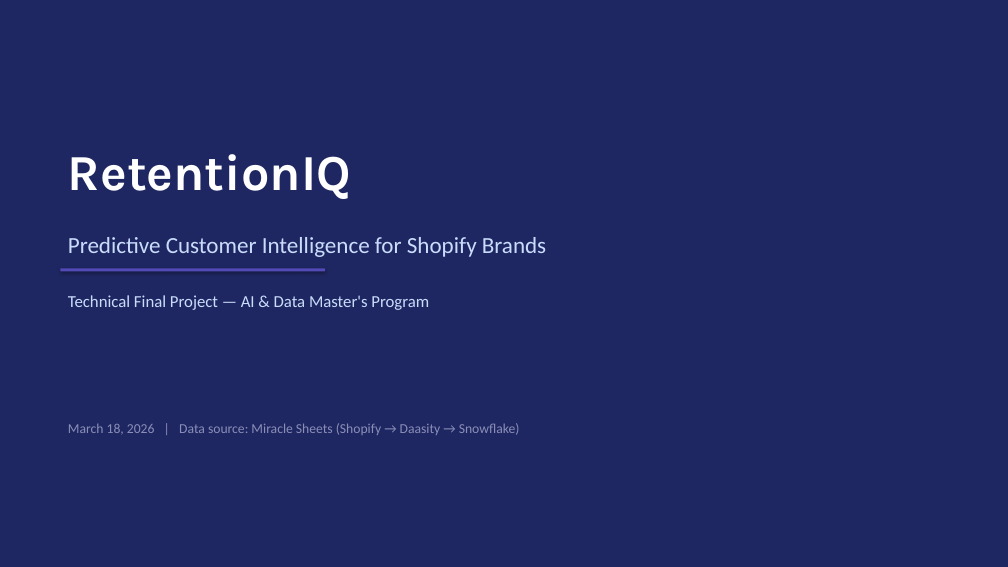
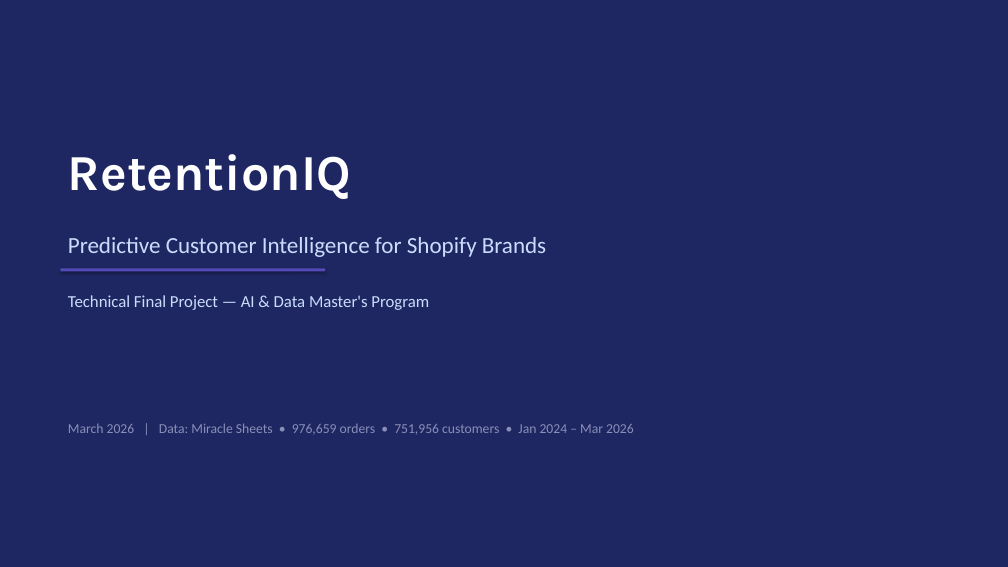
Before and after one commit to giulia-bono/retentioniq, a slide deck: slide 1 of RetentionIQ_Technical_Deck.pptx. Drawn at 1008x567 pixels with LibreOffice and Linux fonts; fonts in the diff are those of the drawing. Boxes give left, top, right and bottom in pixels: in the first picture for what was removed or moved away, otherwise in the second. Text is boxed around its words. In the diff, an @@ line names an element or a change of style, - is before the commit and + after.

```diff
--- a/RetentionIQ_Technical_Deck.pptx
+++ b/RetentionIQ_Technical_Deck.pptx
@@ text at box(68, 423, 634, 434): text changed @@
-March 18, 2026 | Data source: Miracle Sheets (Shopify → Daasity → Snowflake)
+March 2026 | Data: Miracle Sheets • 976,659 orders • 751,956 customers • Jan 2024 – Mar 2026
```
Also in this commit, not shown: 6 other slides changed, 2 other files.
